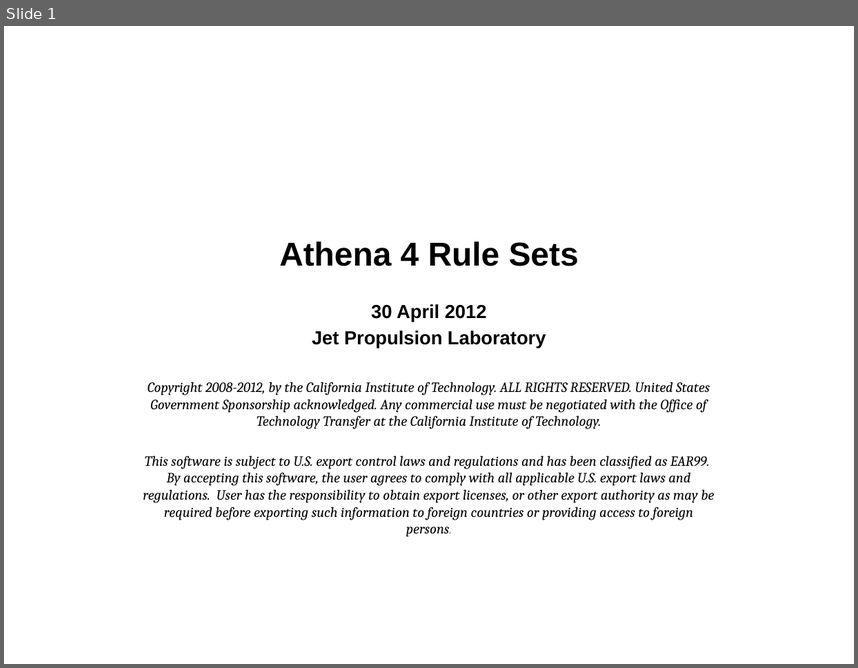
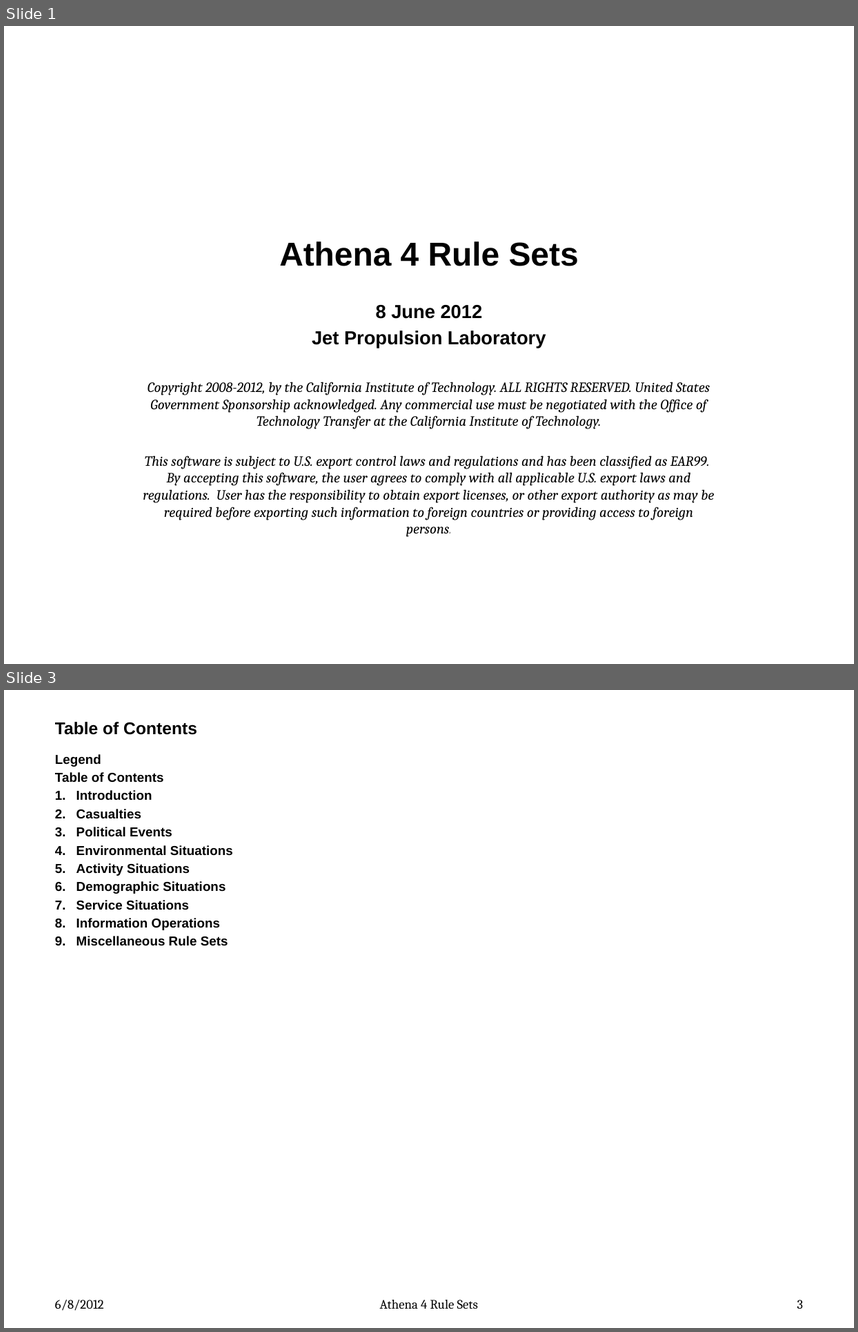
Before and after one commit to AthenaModel/athena-legacy, a slide deck: docs/dev/rules.pptx. Shown one above the other, each under a label of ours: slide 1 before the commit, slides 1 and 3 after it; the slides between them are not shown. The pictures are 858x668 and 858x1332 pixels, drawn with LibreOffice and Linux fonts; fonts in the diff are those of the drawing. Boxes give left, top, right and bottom in pixels: in the first picture for what was removed or moved away, otherwise in the second. Text is boxed around its words. In the diff, an @@ line names an element or a change of style, - is before the commit and + after.

Commit message:
Added the IOM rule set, as it currently exists, to the Rules document.

```diff
--- a/docs/dev/rules.pptx
+++ b/docs/dev/rules.pptx
@@ slide 3 added at [4, 690, 854, 1328], background #FFFFFF @@
@@ title added at [55, 722, 197, 735], 14.4 pt, text #000000, bold @@
+Table of Contents
@@ text added at [55, 754, 233, 946], 11 pt, text #000000, bold @@
+Legend
+Table of Contents
+1. Introduction
+2. Casualties
+3. Political Events
+4. Environmental Situations
+5. Activity Situations
+6. Demographic Situations
+7. Service Situations
+8. Information Operations
+9. Miscellaneous Rule Sets
@@ text added at [55, 1299, 104, 1310], 11 pt, text #000000 @@
+6/8/2012
@@ text added at [380, 1299, 478, 1309], 11 pt, text #000000 @@
+Athena 4 Rule Sets
@@ page number added at [797, 1299, 803, 1308], 11 pt, text #000000 @@
+3
@@ slide 1 changed as well @@
@@ subtitle at [376, 305, 483, 319]: text changed @@
-30 April 2012
+8 June 2012
```
Also in this commit, not shown: 79 other slides changed, 2 other slides added.
